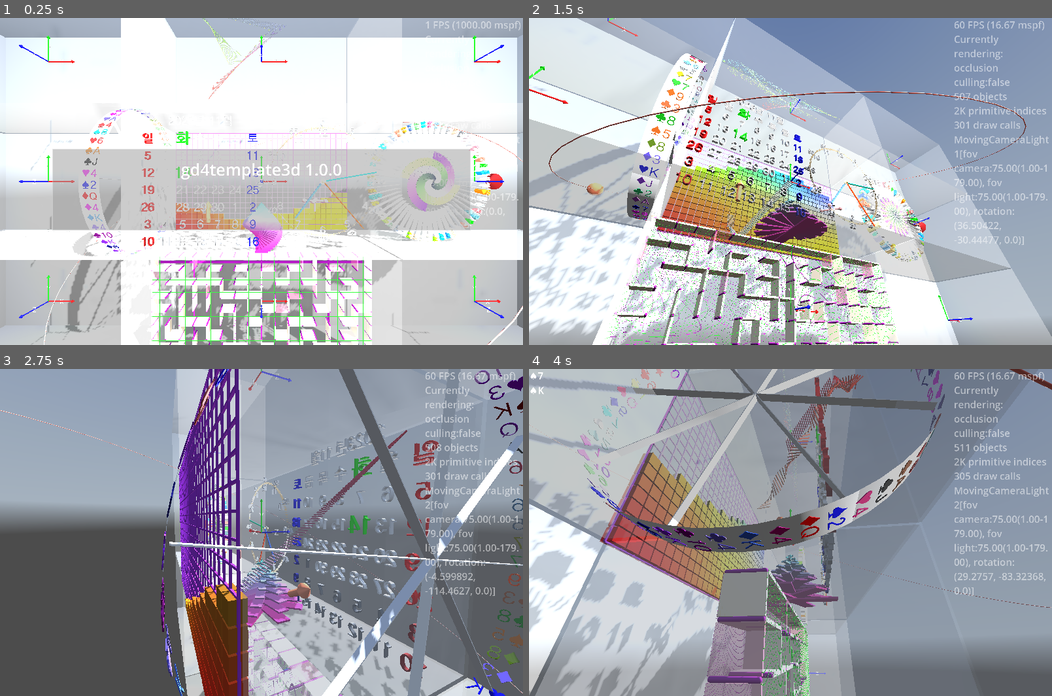
Above: before the commit, frames 1-4 (two rows, left to right).
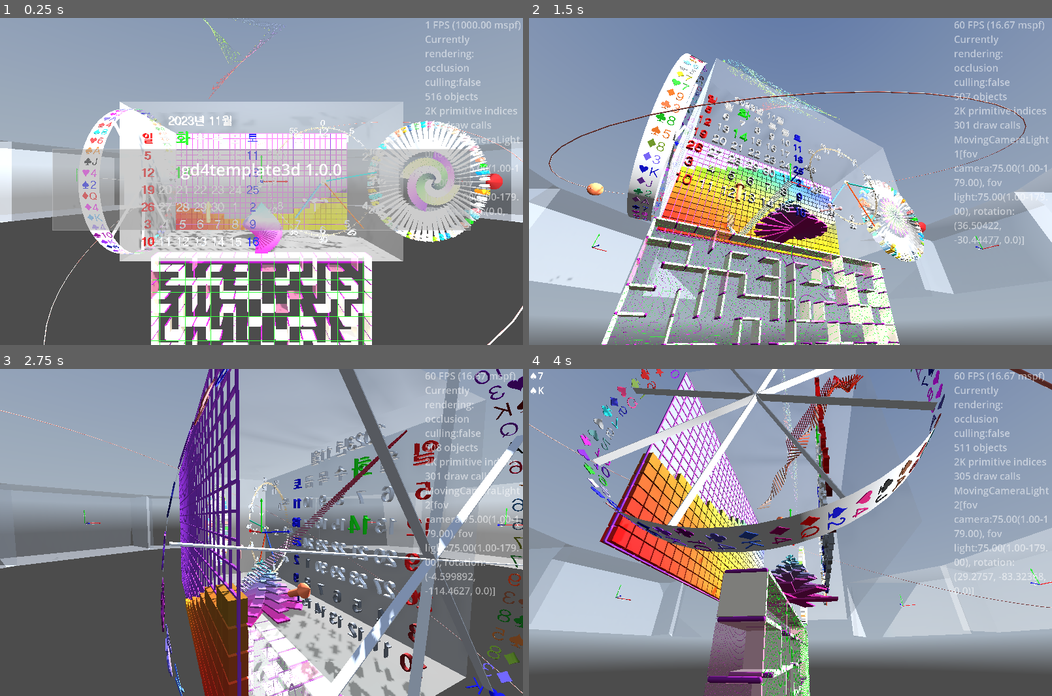
Above: after the commit, the same moments.

Repository: kasworld/gd4template3d
Game: Godot game, scene res://main.tscn
The game is run twice, just before and just after one commit, with the same random seed, the same clock (stepped at 60 frames per second) and the same inputs. A sky picture missing from this copy of the repository is replaced by a grey-blue gradient.
Inputs (mouse positions are in pixels of both pictures, inside the frame that each line leads up to):
- Up to frame 1 (0.25 s): no input
- Up to frame 2 (1.5 s): tap Enter at 0.5 s; move the mouse to (905, 165) at 0.52 s; hold Right 0.53-1.28 s; tap Q at 0.6 s; click (905, 165) at 0.67 s; move the mouse to (685, 197) at 1.27 s; hold Down from 1.28 s (still down); tap E at 1.35 s
- Up to frame 3 (2.75 s): move the mouse to (313, 460) at 2.02 s; release Down at 2.03 s; hold Right from 2.03 s (still down); tap Enter at 2.1 s
- Up to frame 4 (4 s): move the mouse to (764, 597) at 2.77 s; release Right at 2.78 s; hold Up 2.78-3.53 s; tap Q at 2.85 s; click (764, 597) at 2.92 s; move the mouse to (947, 581) at 3.52 s; hold Left from 3.53 s (still down); tap E at 3.6 s

The runs differ from the first frame. In frame 1, 69% of the frame differs, in the area x 0-100%, y 0-100%; in frame 2, 57%; in frame 3, 20%; in frame 4, 67%.

Commit message:
use GlassCabinet for FixedCameraLight

Diff:
--- a/glass_cabinet/glass_cabinet.gd
+++ b/glass_cabinet/glass_cabinet.gd
@@ -19,6 +19,9 @@
 	$WallBox.mesh.material.albedo_color = co
 	return self
 
+func get_camera_light() -> MovingCameraLight:
+	return $FixedCameraLight
+
 func _unhandled_input(event: InputEvent) -> void:
 	if event is InputEventKey and event.pressed:
 		if $FixedCameraLight.is_current_camera():
--- a/main.gd
+++ b/main.gd
@@ -66,9 +66,9 @@
 	timed_message_init()
 	$OmniLight3D.position = Vector3(0,0,WorldSize.length())
 	$OmniLight3D.omni_range = WorldSize.length()*2
-	$FixedCameraLight.set_center_pos_far(Vector3.ZERO, 	Vector3(0, 0, WorldSize.z*2), WorldSize.length()*2)
 	$MovingCameraLightHober.set_center_pos_far( Vector3.ZERO, Vector3(0, 0, WorldSize.z), WorldSize.length()*2)
 	$MovingCameraLightAround.set_center_pos_far( Vector3.ZERO, Vector3(0, 0, WorldSize.z), WorldSize.length()*2)
+	$GlassCabinet.init(WorldSize)
 
 	glass_cabinet_demo()
 	bartree_demo(Vector3(0, -WorldSize.y/2, 0 ))
@@ -84,8 +84,8 @@
 	maze3d_demo( Vector3(0, -WorldSize.y ,0) )
 	reel_demo(Vector3( -WorldSize.x/2*1.1 , 0, 0))
 	wheel_demo(Vector3( WorldSize.x/2+WorldSize.y/2 , 0,0))
-	$FixedCameraLight.make_current()
-
+
+	$GlassCabinet.get_camera_light().make_current()
 	main_animation.animation_ended.connect(main_animation_ended)
 	start_all_animation()
 
@@ -153,12 +153,21 @@
 	$WireNet.position = base_pos
 
 func glass_cabinet_demo() -> void:
-	for x in range(-1,2):
-		for y in range(-1,2):
-			var gc :GlassCabinet = preload("res://glass_cabinet/glass_cabinet.tscn").instantiate(
-				).init(WorldSize - Vector3(1,1,1) )
-			add_child(gc)
-			gc.position = Vector3(WorldSize.x*x , WorldSize.y*y, 0)
+	#for x in range(-1,2):
+		#for y in range(-1,2):
+			#var gc :GlassCabinet = preload("res://glass_cabinet/glass_cabinet.tscn").instantiate(
+				#).init(WorldSize - Vector3(1,1,1) )
+			#add_child(gc)
+			#gc.position = Vector3(WorldSize.x*x , WorldSize.y*y, 0)
+	for deg :float in range(0,360,30):
+		var rad := deg_to_rad(deg)
+		var radius := WorldSize.length()*1.6
+		var pos := Vector3(sin(rad)*radius, 0, cos(rad)*radius)
+		var gc :GlassCabinet = preload("res://glass_cabinet/glass_cabinet.tscn").instantiate(
+			).init(WorldSize - Vector3(1,1,1) )
+		add_child(gc)
+		gc.position = pos
+		gc.look_at(Vector3.ZERO, Vector3.UP, true)
 
 
 func maze3d_demo(base_pos :Vector3 = Vector3.ZERO) -> void:
@@ -298,11 +307,6 @@
 		var fn = key2fn.get(event.keycode)
 		if fn != null:
 			fn.call()
-		if $FixedCameraLight.is_current_camera():
-			var fi = FlyNode3D.Key2Info.get(event.keycode)
-			if fi != null:
-				FlyNode3D.fly_node3d($FixedCameraLight, fi)
-
 	elif event is InputEventMouseButton and event.is_pressed():
 		pass
 
--- a/main.tscn
+++ b/main.tscn
@@ -17,6 +17,7 @@
 [ext_resource type="PackedScene" uid="uid://cfnbpemvoy1i6" path="res://multi_mesh_shape/multi_mesh_shape.tscn" id="16_2cqfq"]
 [ext_resource type="PackedScene" uid="uid://btkkwpk54jqc" path="res://bar_tree_2/bar_tree_2.tscn" id="17_yaehf"]
 [ext_resource type="PackedScene" uid="uid://da370dapcfjwm" path="res://move_line2d/move_line_2d.tscn" id="18_074og"]
+[ext_resource type="PackedScene" uid="uid://clnf86bglf40d" path="res://glass_cabinet/glass_cabinet.tscn" id="18_cegan"]
 
 [sub_resource type="Theme" id="Theme_h2yge"]
 default_font_size = 48
@@ -97,7 +98,7 @@
 
 [node name="ValveHandle" parent="." instance=ExtResource("7_272bh")]
 
-[node name="FixedCameraLight" parent="." instance=ExtResource("8_5vw27")]
+[node name="GlassCabinet" parent="." instance=ExtResource("18_cegan")]
 
 [node name="MovingCameraLightHober" parent="." instance=ExtResource("8_5vw27")]
 
Not shown: 1 places in main.tscn that only renumber resources
